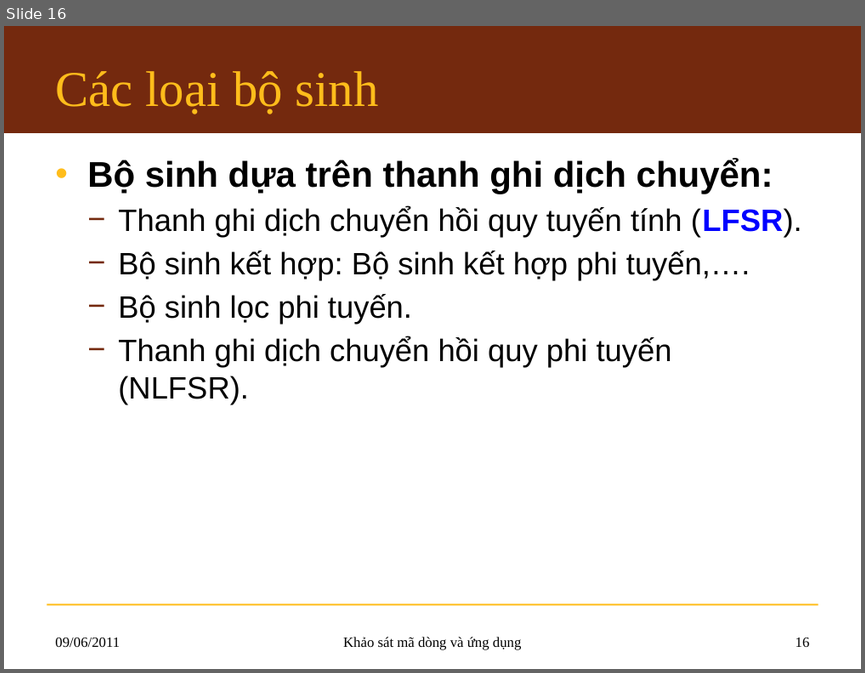
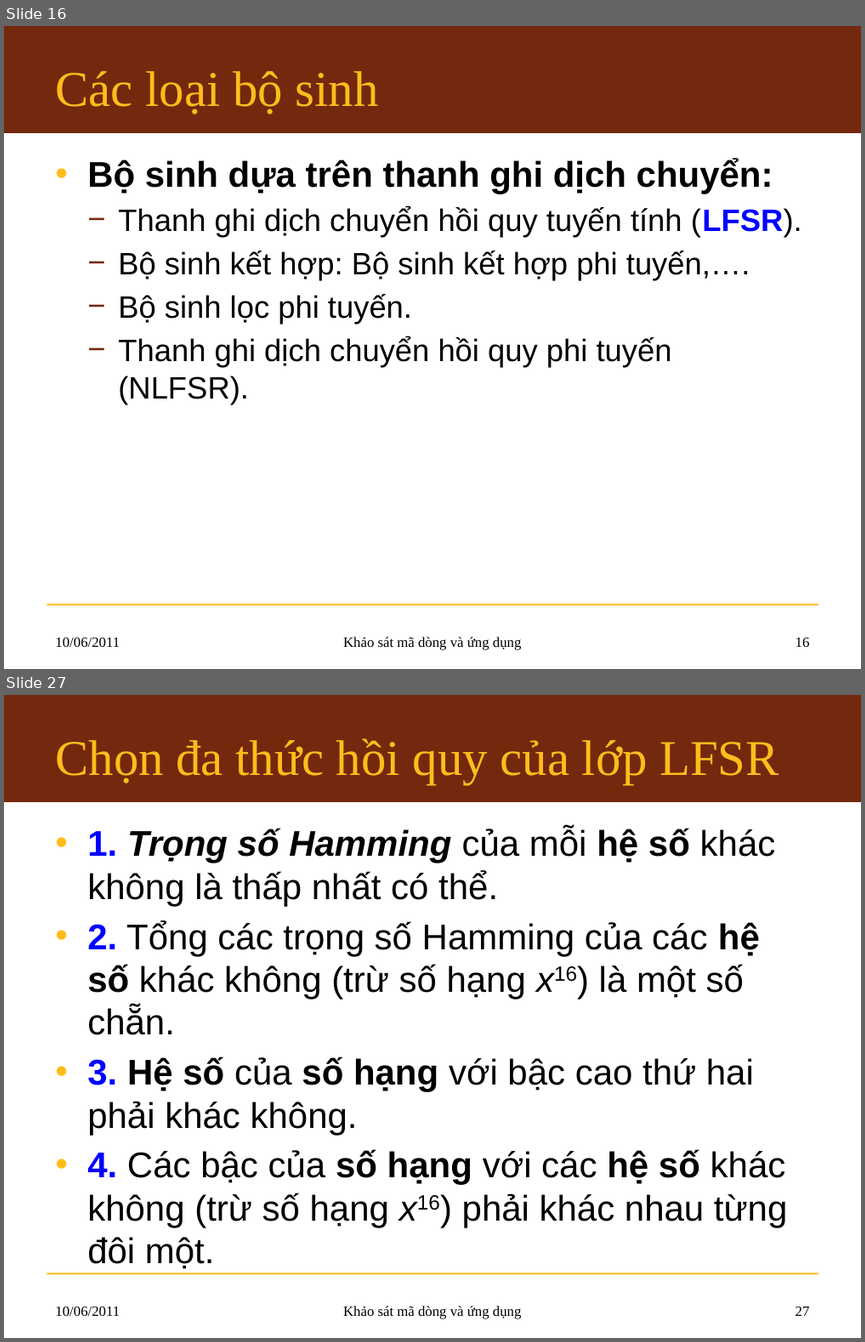
Before and after one commit to hemprasad/lvmm-sc, a slide deck: 7.Slide/KLTN_Slide.pptx. Shown one above the other, each under a label of ours: slide 16 before the commit, slides 16 and 27 after it; the slides between them are not shown. The pictures are 865x673 and 865x1342 pixels, drawn with LibreOffice and Linux fonts; fonts in the diff are those of the drawing; background and template pictures are left out. Boxes give left, top, right and bottom in pixels: in the first picture for what was removed or moved away, otherwise in the second. Text is boxed around its words. In the diff, an @@ line names an element or a change of style, - is before the commit and + after.

```diff
--- a/7.Slide/KLTN_Slide.pptx
+++ b/7.Slide/KLTN_Slide.pptx
@@ slide 27 added at bbox=[4, 695, 861, 1338], background #FFFFFF; not listed: 2 template elements that a slide beside it also shows @@
@@ title added at bbox=[55, 738, 778, 784], 42 pt, text #FFBD1B @@
+Chọn đa thức hồi quy của lớp LFSR
@@ text added at bbox=[87, 828, 787, 1269], 30 pt, text #000000 @@
+• 1. Trọng số Hamming của mỗi hệ số khác không là thấp nhất có thể.
+• 2. Tổng các trọng số Hamming của các hệ số khác không (trừ số hạng x16) là một số chẵn.
+• 3. Hệ số của số hạng với bậc cao thứ hai phải khác không.
+• 4. Các bậc của số hạng với các hệ số khác không (trừ số hạng x16) phải khác nhau từng đôi một.
@@ text added at bbox=[55, 1306, 120, 1315], 12 pt, text #000000 @@
+10/06/2011
@@ text added at bbox=[343, 1305, 522, 1319], 12 pt, text #000000 @@
+Khảo sát mã dòng và ứng dụng
@@ page number added at bbox=[795, 1306, 810, 1315], 12 pt, text #000000 @@
+27
@@ slide 16 changed as well @@
@@ text at bbox=[55, 637, 120, 646]: text changed @@
-09/06/2011
+10/06/2011
```
Also in this commit, not shown: 15 other slides changed, 13 other slides added.
